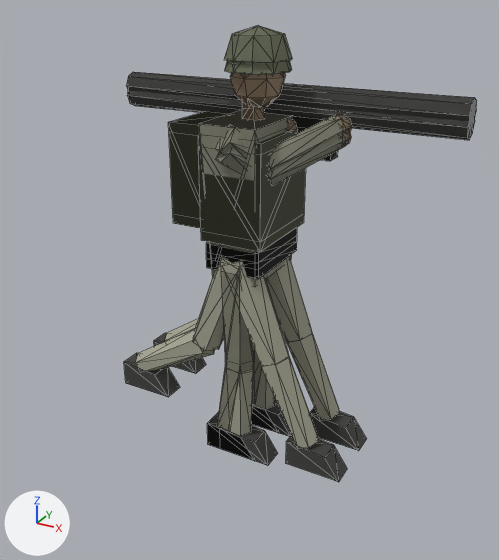
The glTF model art/models/aa.glb as it was, and as the next commit left it.
The view is the same before and after, from a 50 mm camera at (1.31, -2.41, 2.01) aimed at (0.02, -0.07, 0.84). Arrows for +X, +Y and +Z are at lower left; the lights stay in place. The first picture is the older version. Mesh edges are drawn as thin lines.

The older version as bpy lines, for what is in view:
```python
me_hull = bpy.data.meshes.new('hull')
me_hull.from_pydata(...)  # 289 vertices, 514 faces; spans x -0.7..0.8, y -0.26..0.27, z 0.0..1.84
# faces by material slot: [168, 76, 62, 208]
me_hull.materials.append(mat_body)
me_hull.materials.append(mat_dark)
me_hull.materials.append(mat_olive)
me_hull.materials.append(mat_wood)
me_pose2 = bpy.data.meshes.new('pose2')
me_pose2.from_pydata(...)  # 301 vertices, 518 faces; spans x -0.7..0.8, y -0.26..0.27, z 0.0..1.8
# faces by material slot: [172, 76, 62, 208]
me_pose2.materials.append(mat_body)
me_pose2.materials.append(mat_dark)
me_pose2.materials.append(mat_olive)
me_pose2.materials.append(mat_wood)
me_pose3 = bpy.data.meshes.new('pose3')
me_pose3.from_pydata(...)  # 301 vertices, 518 faces; spans x -0.7..0.8, y -0.26..0.27, z 0.04..1.84
# faces by material slot: [172, 76, 62, 208]
me_pose3.materials.append(mat_body)
me_pose3.materials.append(mat_dark)
me_pose3.materials.append(mat_olive)
me_pose3.materials.append(mat_wood)
ob_hull = bpy.data.objects.new('hull', me_hull)
ob_hull.location = (0.0, 0.0, 0.0)
ob_pose2 = bpy.data.objects.new('pose2', me_pose2)
ob_pose2.location = (0.0, 0.0, 0.0)
ob_pose3 = bpy.data.objects.new('pose3', me_pose3)
ob_pose3.location = (0.0, 0.0, 0.0)
# also in view: 'pose1' at (0.05, 0.01, 0.94)
```
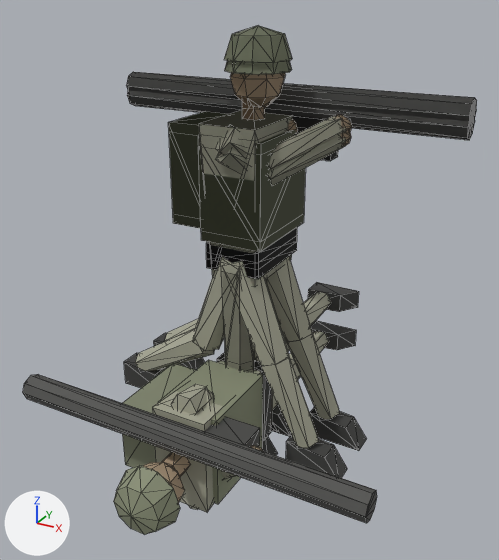
The change, as a diff of the scene's bpy script:
```diff
--- a/art/models/aa.glb.py
+++ b/art/models/aa.glb.py
@@ me_dead @@
+me_dead.from_pydata(...)  # 289 vertices, 514 faces; spans x -0.7..0.8, y -0.94..0.9, z 0.0..0.53
+# faces by material slot: [168, 76, 62, 208]
+me_dead.materials.append(mat_body)
+me_dead.materials.append(mat_dark)
+me_dead.materials.append(mat_olive)
+me_dead.materials.append(mat_wood)
@@ ob_dead @@
+ob_dead = bpy.data.objects.new('dead', me_dead)
+ob_dead.location = (0.0, 0.0, 0.0)
```

Boxes [x1, y1, x2, y2] around the edits, measured in the pictures (499 x 560 px):
'dead', added: after [23, 282, 377, 534]
    faces in mat_dark: [23, 282, 377, 523]
    faces in mat_olive: [114, 360, 263, 534]
    faces in mat_body: [152, 292, 331, 512]
    faces in mat_wood: [143, 446, 263, 503]
